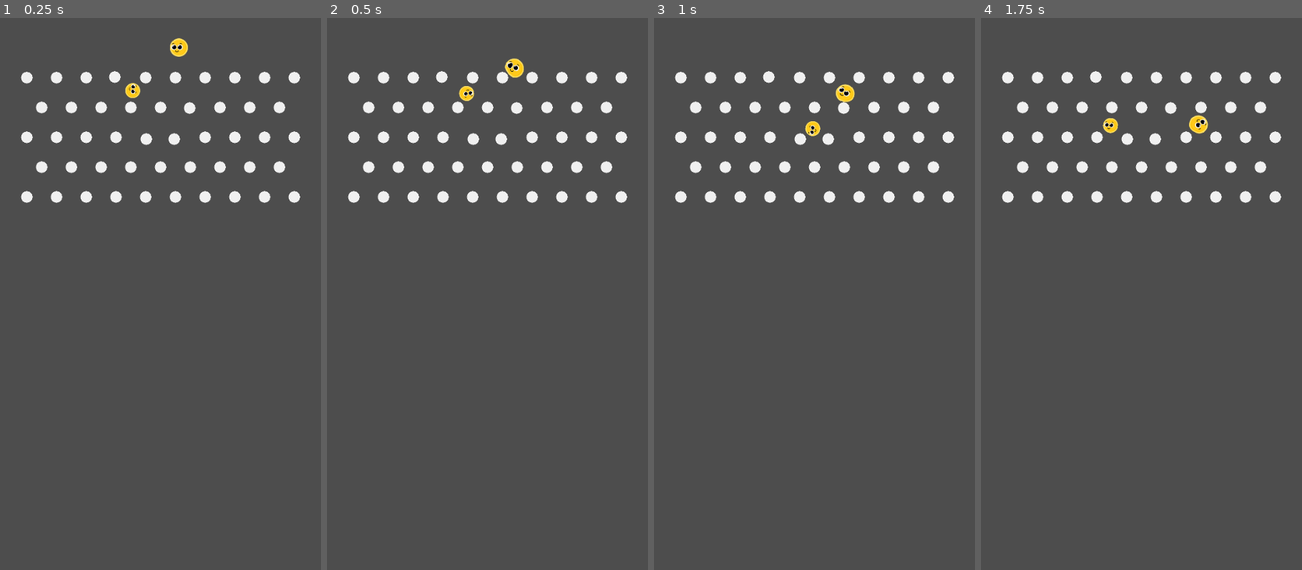
Above: before the commit, frames 1-4 (left to right).
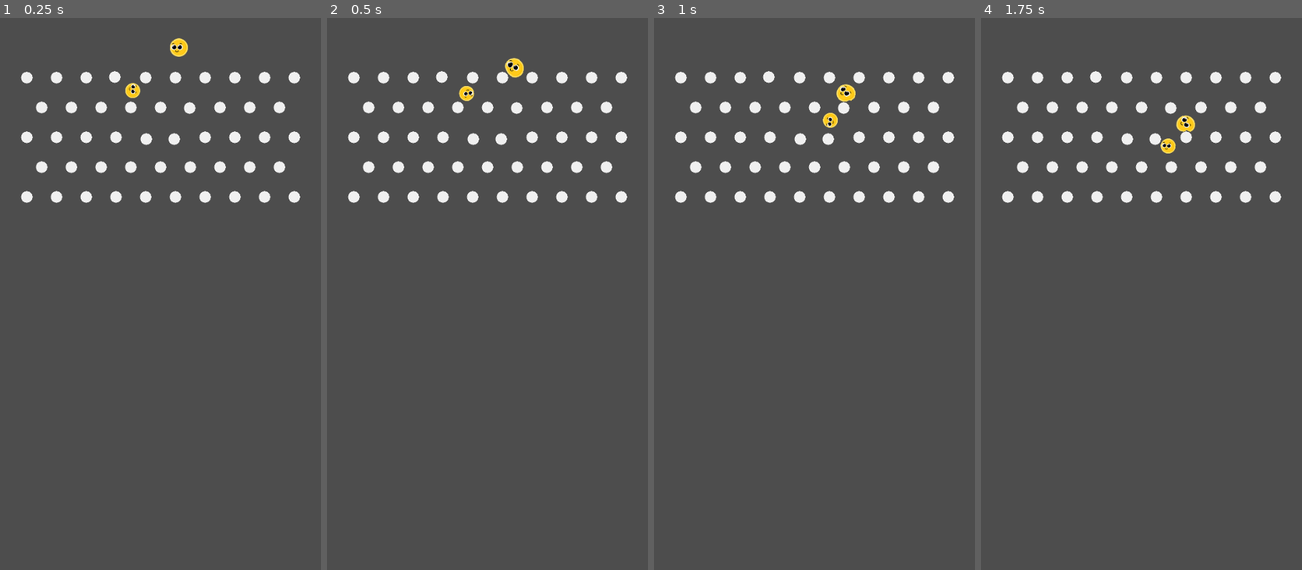
Above: after the commit, the same moments.

Repository: Khryptic/Team-Horseradish
Game: Godot game, scene res://scenes/main_scene.tscn
The game is run twice, just before and just after one commit, with the same random seed, the same clock (stepped at 60 frames per second) and the same inputs.
Inputs (mouse positions are in pixels of both pictures, inside the frame that each line leads up to):
- Up to frame 1 (0.25 s): no input
- Up to frame 2 (0.5 s): no input
- Up to frame 3 (1 s): tap Enter (ui_accept) at 0.5, 0.77 s; move the mouse to (798, 420) at 0.52 s; hold Right (ui_right) from 0.53 s (still down); click (798, 420) at 0.6 s
- Up to frame 4 (1.75 s): keep holding Right (ui_right); move the mouse to (1237, 387) at 1.27 s; click (1237, 387) at 1.35 s; tap Enter (ui_accept) at 1.52 s

Frame 1 is identical in both runs. In frame 2, less than 0.1% of the frame differs, in the area x 55-62%, y 7-11%; in frame 3, 0.3%; in frame 4, 0.5%, in the area x 37-71%, y 17-25%.

Commit message:
Trampoline now bounces the ball

Diff:
--- a/scenes/main_scene.tscn
+++ b/scenes/main_scene.tscn
@@ -14,13 +14,14 @@
 
 [node name="Drawing Controller" type="Node2D" parent="."]
 script = ExtResource("1_lq30c")
-
-[node name="Trampoline" type="StaticBody2D" parent="Drawing Controller"]
+trampoline_strength = 1000.0
+
+[node name="Trampoline" type="Area2D" parent="Drawing Controller"]
+
+[node name="Line2D" type="Line2D" parent="Drawing Controller/Trampoline"]
 
 [node name="CollisionShape2D" type="CollisionShape2D" parent="Drawing Controller/Trampoline"]
-shape = SubResource("SegmentShape2D_bsv77")
-
-[node name="Line2D" type="Line2D" parent="Drawing Controller/Trampoline"]
+shape = SubResource("SegmentShape2D_pc56j")
 
 [node name="Pegs" type="Node" parent="."]
 
@@ -206,3 +207,5 @@
 [node name="CollisionShape2D" type="CollisionShape2D" parent="World Border"]
 position = Vector2(552, 461)
 shape = SubResource("RectangleShape2D_7dd0l")
+
+[connection signal="body_entered" from="Drawing Controller/Trampoline" to="Drawing Controller" method="_on_trampoline_body_entered"]
--- a/scripts/drawing_controller.gd
+++ b/scripts/drawing_controller.gd
@@ -1,10 +1,11 @@
 extends Node2D
+
+signal trampoline_drawn
+
+@export var trampoline_strength: float
 
 @onready var trampoline_collision: CollisionShape2D = $Trampoline/CollisionShape2D
 @onready var trampoline_line: Line2D = $Trampoline/Line2D
-
-signal trampoline_drawn
-
 var trampoline_segment_collider: SegmentShape2D
 var trampoline_start: Vector2
 
@@ -22,11 +23,34 @@
 	elif(Input.is_action_just_released("Draw")):
 		var mouse_pos := get_global_mouse_position()
 
-		# Set trampoline collider
-		trampoline_segment_collider.a = trampoline_start
-		trampoline_segment_collider.b = mouse_pos
+		var left_side: Vector2
+		var right_side: Vector2
+
+		# Check which direction the player drew the trampoline
+		if(trampoline_start.x < mouse_pos.x):
+			left_side = trampoline_start
+			right_side = mouse_pos
+		else:
+			left_side = mouse_pos
+			right_side = trampoline_start
+
+		trampoline_segment_collider.a = left_side
+		trampoline_segment_collider.b = right_side
 
 		# Set trampoline sprite
 		trampoline_line.clear_points()
-		trampoline_line.add_point(trampoline_start)
-		trampoline_line.add_point(mouse_pos)
+		trampoline_line.add_point(left_side)
+		trampoline_line.add_point(right_side)
+
+		trampoline_drawn.emit()
+
+func _on_trampoline_body_entered(body: Node2D) -> void:
+
+	if(body is RigidBody2D):
+
+		# Calculate normal to the trampoline
+		var segment_vec := trampoline_segment_collider.b - trampoline_segment_collider.a
+		var segment_normal := Vector2(segment_vec.y, -segment_vec.x).normalized()
+
+		# Set the body's velocity
+		body.linear_velocity = segment_normal * trampoline_strength
Not shown: 1 places in scenes/main_scene.tscn that only renumber resources
